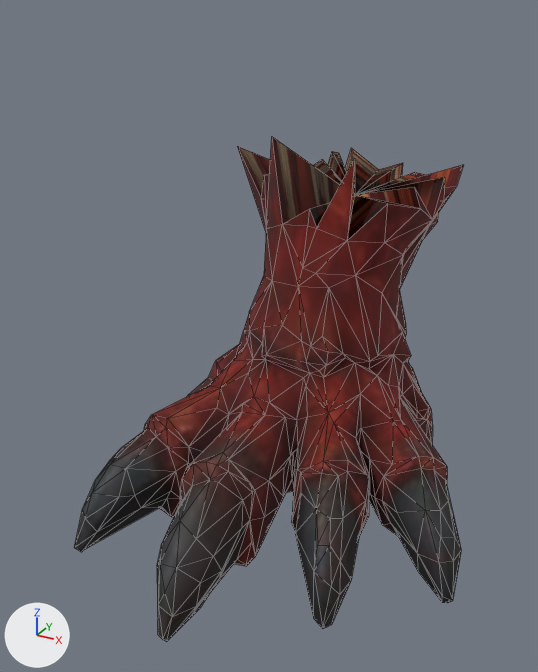
A saved change to the glTF model dragon_leg_fposx.glb.
Both versions are drawn from a 50 mm camera at (2.92, -7.23, 1.62) aimed at (-0.12, -1.71, -1.14). The axes (+X, +Y, +Z) are drawn at lower left. The lights are the same throughout. The first picture is the older version. Mesh edges are drawn as thin lines. Vertices at exactly the same position are counted once.
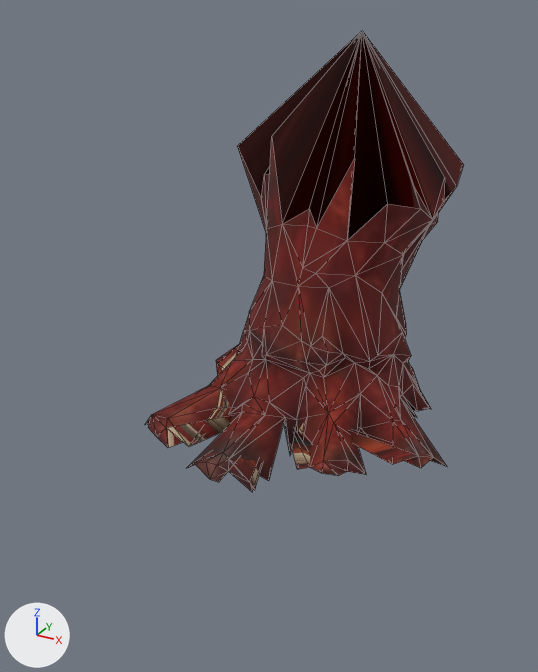
Location of each change, (x1, y1, x2, y2) in pixels of the pictures (538 x 672 px):
'Mesh_0', reshaped (18% narrower, 9% shorter): before (74, 137, 463, 642); after (145, 31, 464, 492)
part 1 of me_mesh_0, cut back (mostly hidden afterwards): before (74, 361, 461, 642); after (145, 345, 447, 491)
part 2 of me_mesh_0, deleted (red): before (237, 137, 463, 241)
part 3 of me_mesh_0, added (brown): after (237, 31, 464, 241)

What the commit changed:
me_mesh_0 is used by ob_mesh_0; location (0.0, 0.0, 0.0).
me_mesh_0 had 530 vertices, 1082 faces and spanned x -1.24..1.97, y -3.89..1.42, z -2.88..0.54.
me_mesh_0 now has 239 vertices, 521 faces and spans x -1.1..1.64, y -3.07..1.42, z -2.12..1.43.
me_mesh_0 part 1: 292 vertices removed from x -1.24..1.97, y -3.89..-0.23, z -2.88..-1.92; 1 vertex added at x 0.05, y -1.79, z -1.79.
me_mesh_0 part 2: 1 vertex removed from x -0.04, y 0.01, z -0.17.
me_mesh_0 part 3: 1 vertex added at x -0.04, y 0.01, z 1.43.
